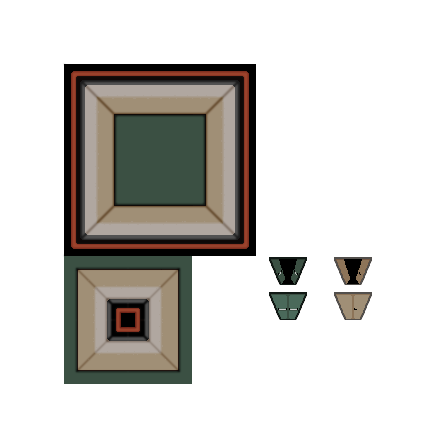
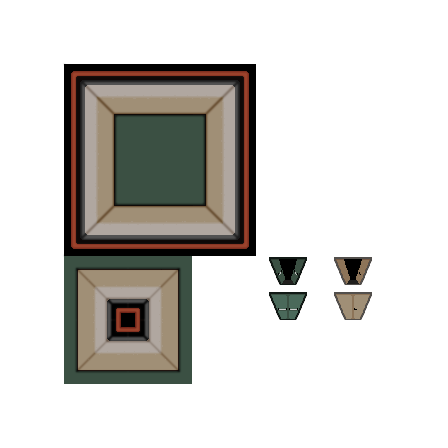
Before/after of a 448×448 layered artwork. What changed in the layer stack:
added layer "Livello 31 copia" (40%) in group "class door opened" over [left=347, top=280, right=359, bottom=284]
renamed "CLOSED DOOR SHADOW" to "b", painted on it over [left=344, top=309, right=364, bottom=320]
added layer "Livello 31" (40%) in group "door opened" over [left=282, top=280, right=294, bottom=284]
